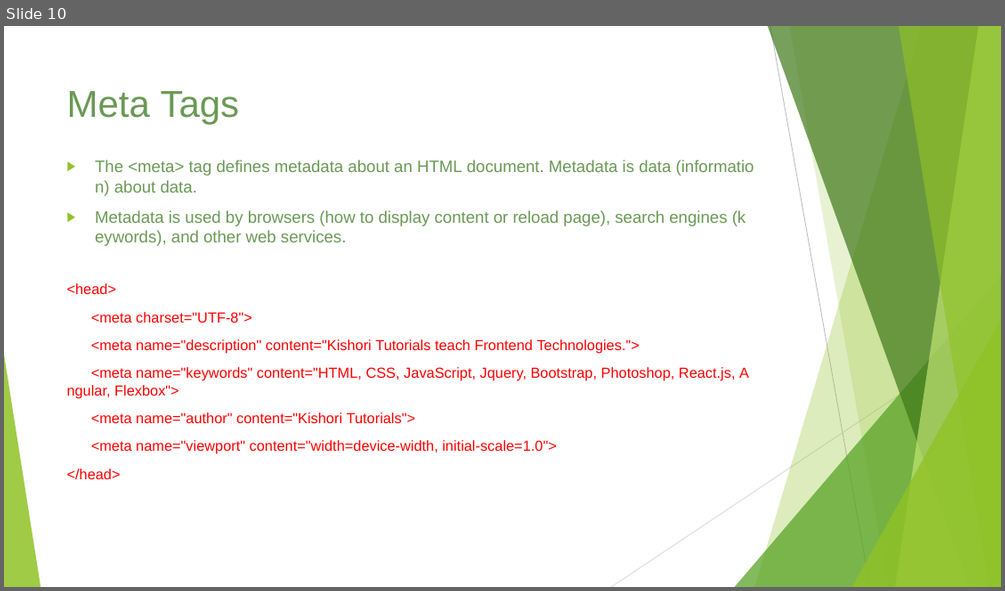
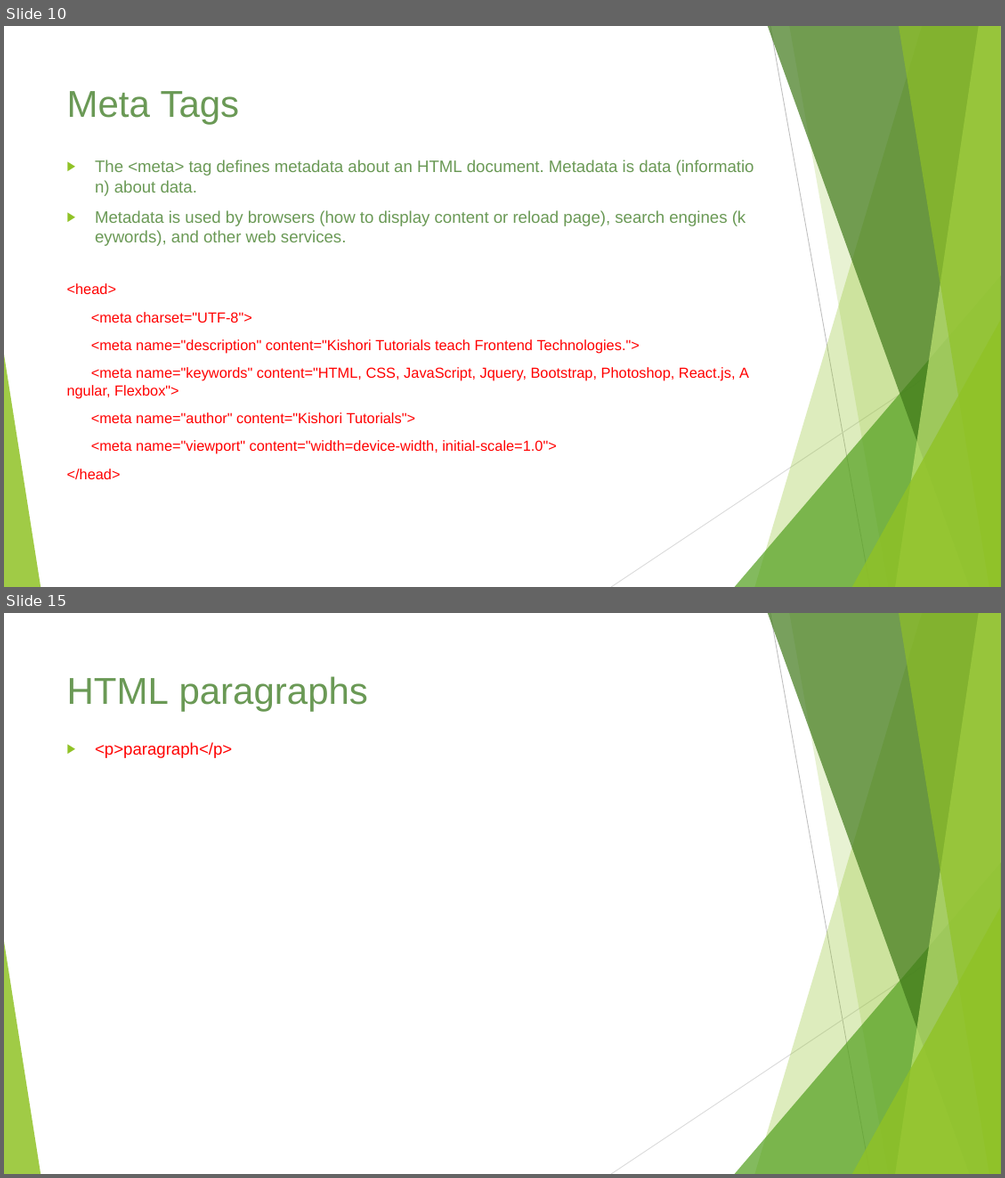
Before and after one commit to ameysawant/webdesigncourse, a slide deck: Web Design Course.pptx. Shown one above the other, each under a label of ours: slide 10 before the commit, slides 10 and 15 after it; the slides between them are not shown. The pictures are 1005x591 and 1005x1178 pixels, drawn with LibreOffice and Linux fonts; fonts in the diff are those of the drawing. Boxes give left, top, right and bottom in pixels: in the first picture for what was removed or moved away, otherwise in the second. Text is boxed around its words. In the diff, an @@ line names an element or a change of style, - is before the commit and + after.

```diff
--- a/Web Design Course.pptx
+++ b/Web Design Course.pptx
@@ slide 15 added at (4, 613, 1001, 1174), background #FFFFFF; not listed: 10 template elements that a slide beside it also shows @@
@@ title added at (67, 676, 368, 711), 36 pt, text #6A9955 @@
+HTML paragraphs
@@ text added at (95, 742, 232, 758), 16 pt, text #FF0000 @@
+▶ <p>paragraph</p>
```
Also in this commit, not shown: 6 slides changed, 23 other slides added, 6 other files.
